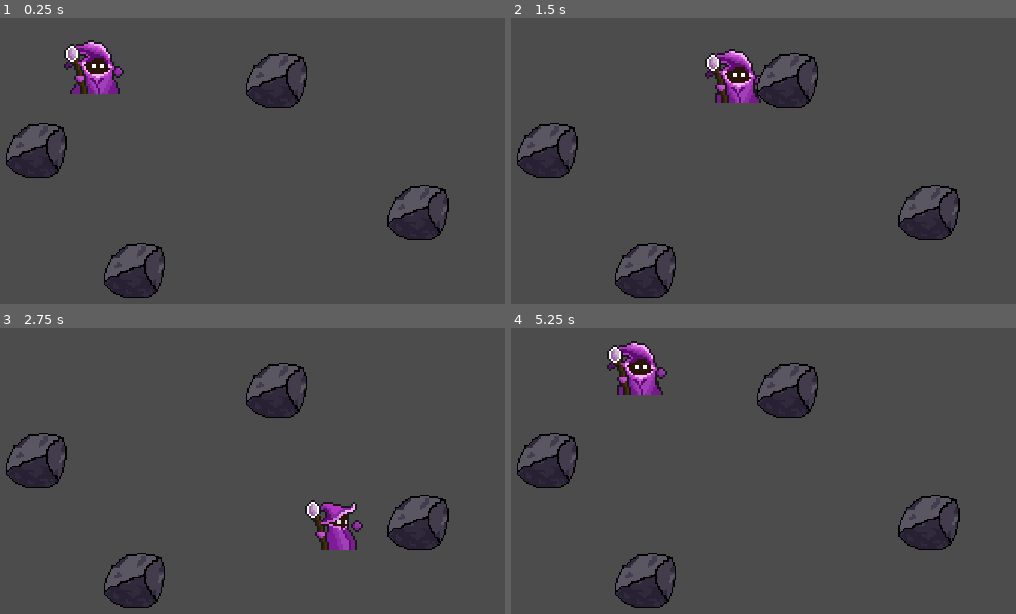
Above: before the commit, frames 1-4 (two rows, left to right).
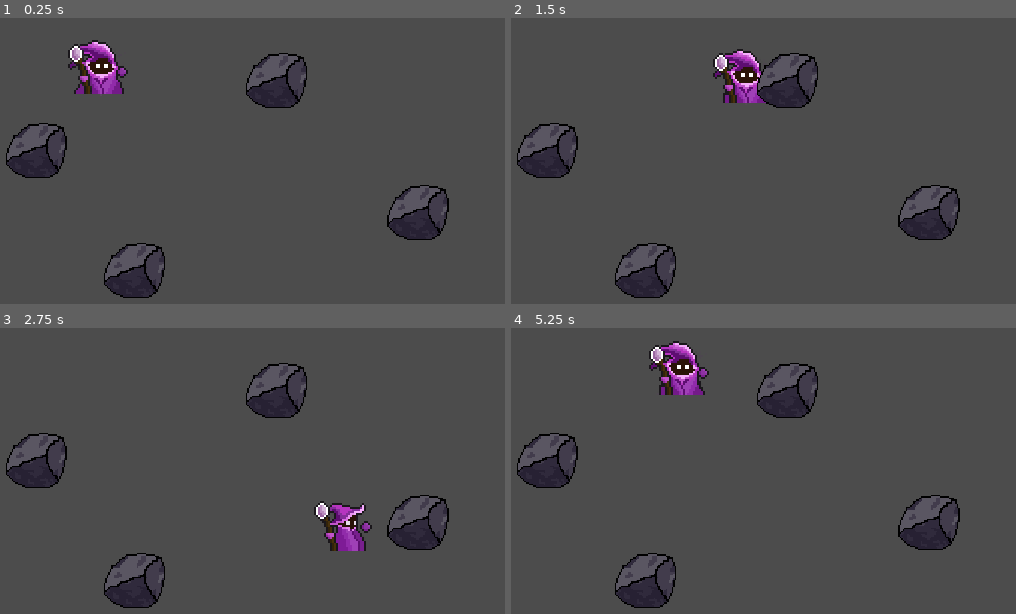
Above: after the commit, the same moments.

Repository: Argha-Ghosh/growth
Game: Godot game, scene res://Scenes/Level-1_Main Scene.tscn
Same seed, same stepped clock (60 frames per second), same inputs: the game is played once before the commit and once after it.
Inputs:
- Up to frame 1 (0.25 s): no input
- Up to frame 2 (1.5 s): tap Enter at 0.5 s; hold D (Move_right) 0.53-1.28 s; hold S (Move_down) from 1.28 s (still down)
- Up to frame 3 (2.75 s): release S (Move_down) at 2.03 s; hold D (Move_right) from 2.03 s (still down)
- Up to frame 4 (5.25 s): release D (Move_right) at 2.78 s; hold W (Move_up) 2.78-3.53 s; hold A (Move_left) 3.53-5.03 s; hold S (Move_down) from 5.03 s (still down)

The runs differ from the first frame. In frame 1, 1.3% of the frame differs, in the area x 12-26%, y 7-27%; in frame 2, 1.4%; in frame 3, 1.5%; in frame 4, 3.0%, in the area x 19-40%, y 4-24%.

Commit message:
Fixed Player Sprite Sheet
There were some issues in the player sprite sheet, fixed all those issues and updated the sprite sheet.

Diff:
--- a/Assets/Player/Player.tscn
+++ b/Assets/Player/Player.tscn
@@ -5,7 +5,7 @@
 
 [sub_resource type="CapsuleShape2D" id=1]
 radius = 3.0
-height = 12.0
+height = 8.0
 
 [sub_resource type="Animation" id=2]
 length = 0.001
@@ -308,9 +308,9 @@
 
 [sub_resource type="AnimationNodeStateMachine" id=8]
 states/fireball/node = SubResource( 33 )
-states/fireball/position = Vector2( 338.556, 207 )
+states/fireball/position = Vector2( 339.148, 207 )
 states/idle/node = SubResource( 17 )
-states/idle/position = Vector2( 339, 118.086 )
+states/idle/position = Vector2( 339.197, 118.111 )
 states/run/node = SubResource( 22 )
 states/run/position = Vector2( 529.667, 118.105 )
 transitions = [ "idle", "run", SubResource( 23 ), "run", "idle", SubResource( 24 ), "fireball", "idle", SubResource( 34 ), "idle", "fireball", SubResource( 35 ) ]
@@ -320,9 +320,12 @@
 
 [node name="Player" type="KinematicBody2D"]
 script = ExtResource( 1 )
+__meta__ = {
+"_edit_group_": true
+}
 
 [node name="Sprite" type="Sprite" parent="."]
-position = Vector2( -2, -19 )
+position = Vector2( 0, -12 )
 texture = ExtResource( 2 )
 hframes = 58
 frame = 1
@@ -351,6 +354,6 @@
 anim_player = NodePath("../AnimationPlayer")
 active = true
 parameters/playback = SubResource( 9 )
-parameters/fireball/blend_position = Vector2( -0.162293, 0.181214 )
+parameters/fireball/blend_position = Vector2( -0.0643154, 0.499133 )
 parameters/idle/blend_position = Vector2( -0.00352609, 1.12225 )
 parameters/run/blend_position = Vector2( 0, 0 )
Binary file changed: Assets/Player/player_full_spritesheet.png
Not shown, changed: Assets/Raw/Player.xcf
Not shown, changed: Assets/Raw/fireball_down.xcf
Not shown, changed: Assets/Raw/fireball_right.xcf
Not shown, changed: Assets/Raw/fireball_up.xcf
Not shown, changed: Assets/Raw/player_back.xcf
Not shown, changed: Assets/Raw/player_front.xcf
Not shown, added: Assets/Raw/player_full_spritesheet.xcf
Not shown, changed: Assets/Raw/player_left.xcf
